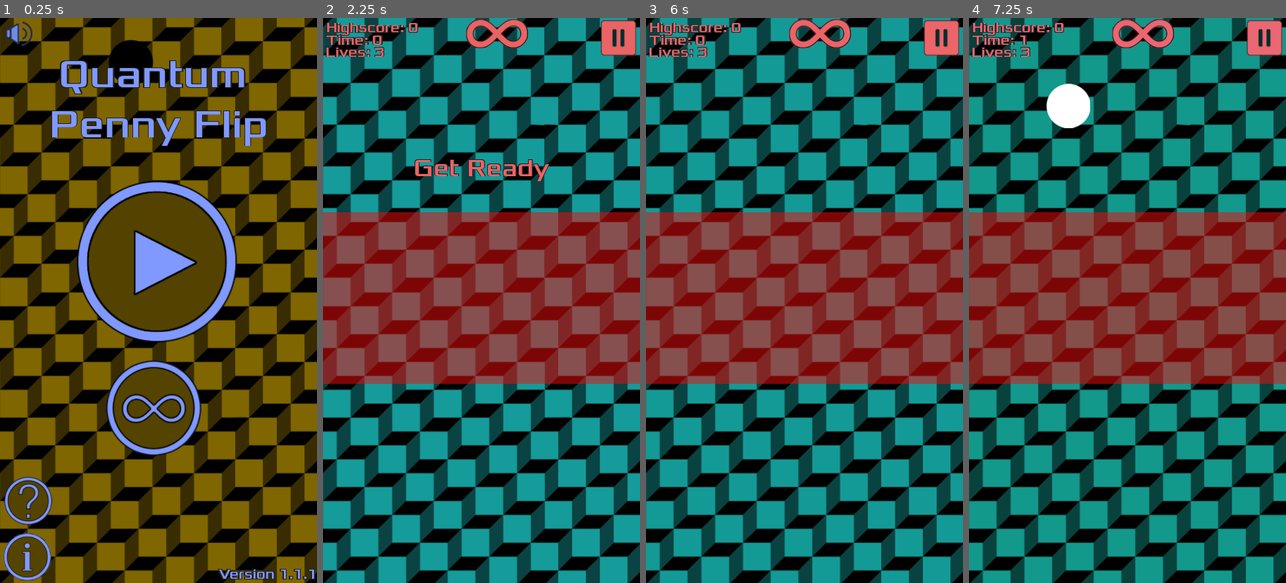
Above: before the commit, frames 1-4 (left to right).
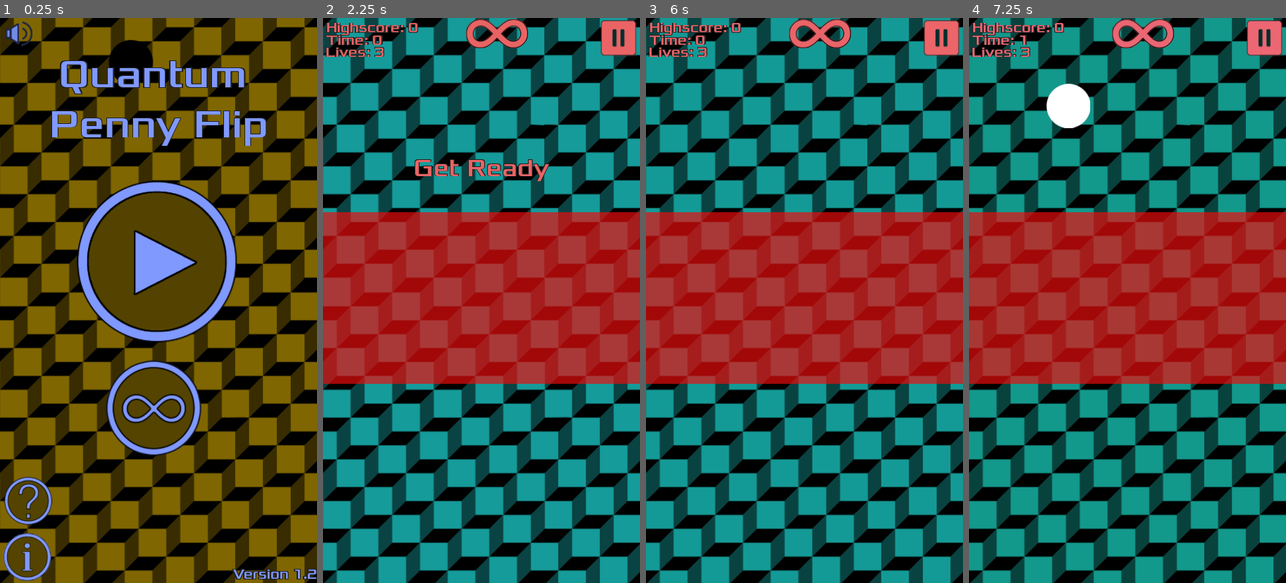
Above: after the commit, the same moments.

Repository: estebanzapirain/qpenny-flip
Game: Godot game, scene res://MainMenu.tscn
Two runs of this game, one before a commit and one after it. Both use one fixed random seed, a clock stepped at 60 frames per second and the inputs below.
Inputs (mouse positions are in pixels of both pictures, inside the frame that each line leads up to):
- Up to frame 1 (0.25 s): no input
- Up to frame 2 (2.25 s): click (351, 498) at 0.5 s; click (345, 566) at 1.25 s; click (478, 407) at 2 s
- Up to frame 3 (6 s): tap Enter at 2.75, 5.75 s; move the mouse to (874, 272) at 2.77 s; click (874, 272) at 2.92 s; click (940, 40) at 3.5 s; click "Restart" at 4.25 s; tap Space at 5 s; move the mouse to (741, 328) at 5.02 s; click (741, 328) at 5.17 s; move the mouse to (836, 176) at 5.77 s; click (836, 176) at 5.92 s
- Up to frame 4 (7.25 s): move the mouse to (1070, 34) at 6.52 s; click (1070, 34) at 6.67 s

The runs differ from the first frame. In frame 1, 0.3% of the frame differs, in the area x 2-100%, y 1-100%; in frame 2, 30%, in the area x 0-100%, y 34-65%; in frame 3, 30%; in frame 4, 30%.

Commit message:
QFP version 1.2

Diff:
--- a/GameGlobals.gd
+++ b/GameGlobals.gd
@@ -4,7 +4,7 @@
 const CANT_LEVELS = 24
 const CANT_LEVELS_ENDLESS = 42
 const CANT_WORLDS = 3
-const VERSION = "1.1.1"
+const VERSION = "1.2"
 
 
 enum GAME_MODES{
--- a/GameScreen.gd
+++ b/GameScreen.gd
@@ -83,8 +83,6 @@
 
 func _on_HadPowUpTimer_timeout():
 	hadPUTimer.set_wait_time( minHad_PU_WT + (randi() % int(had_PU_WT_Amp)) )
-	print("veloc hadpu")
-	print(hadamardPU.speed)
 	coinGenerator.dropHCoinGameScreen(hadamardPU)
 
 
--- a/GameScreen.tscn
+++ b/GameScreen.tscn
@@ -1,16 +1,13 @@
-[gd_scene load_steps=5 format=2]
+[gd_scene load_steps=4 format=2]
 
 [ext_resource path="res://GameScreen.gd" type="Script" id=1]
-[ext_resource path="res://CoinPath.tscn" type="PackedScene" id=2]
-[ext_resource path="res://HadamardPowUp.tscn" type="PackedScene" id=3]
-[ext_resource path="res://CoinGenerator.tscn" type="PackedScene" id=4]
+[ext_resource path="res://HadamardPowUp.tscn" type="PackedScene" id=2]
+[ext_resource path="res://CoinGenerator.tscn" type="PackedScene" id=3]
 
 [node name="GameScreen" type="Node2D"]
 script = ExtResource( 1 )
 
-[node name="CoinPath" parent="." instance=ExtResource( 2 )]
-
-[node name="HadamardPowUp" parent="." instance=ExtResource( 3 )]
+[node name="HadamardPowUp" parent="." instance=ExtResource( 2 )]
 
 [node name="Timers" type="Node" parent="."]
 editor/display_folded = true
--- a/GameScreenArcade.tscn
+++ b/GameScreenArcade.tscn
@@ -7,17 +7,17 @@
 [node name="GameScreenArcade" instance=ExtResource( 1 )]
 script = ExtResource( 2 )
 
-[node name="HUDArcade" parent="." index="2" instance=ExtResource( 3 )]
-
 [node name="StartTimer" type="Timer" parent="Timers" index="2"]
 wait_time = 2.0
 one_shot = true
 
 [node name="GETimer" type="Timer" parent="Timers" index="3"]
+
+[node name="HUDArcade" parent="." index="2" instance=ExtResource( 3 )]
+[connection signal="timeout" from="Timers/StartTimer" to="." method="_on_StartTimer_timeout"]
+[connection signal="timeout" from="Timers/GETimer" to="." method="_on_GETimer_timeout"]
 [connection signal="back_to_level_select_menu" from="HUDArcade" to="." method="_on_HUDArcade_back_to_level_select_menu"]
 [connection signal="back_to_main_menu" from="HUDArcade" to="." method="_on_HUD_back_to_main_menu"]
 [connection signal="next_level" from="HUDArcade" to="." method="_on_HUDArcade_next_level"]
 [connection signal="start_game" from="HUDArcade" to="." method="new_game"]
 [connection signal="stop_game" from="HUDArcade" to="." method="_on_HUDArcade_stop_game"]
-[connection signal="timeout" from="Timers/StartTimer" to="." method="_on_StartTimer_timeout"]
-[connection signal="timeout" from="Timers/GETimer" to="." method="_on_GETimer_timeout"]
--- a/HUD.gd
+++ b/HUD.gd
@@ -95,7 +95,7 @@
 
 func _on_StartButton_pressed():
 	GameGlobals.setLevel_starting(true)
-	eliminate_coins()
+	game_over()
 	get_tree().set_pause(false)
 	GameGlobals.setPaused(false)
 	pauseMenu.hide()
@@ -112,7 +112,7 @@
 	emit_signal("back_to_main_menu")
 
 
-func eliminate_coins():
+func game_over():
 	pass
 
 
--- a/HUD.tscn
+++ b/HUD.tscn
@@ -182,7 +182,6 @@
 [node name="MessageTimer" type="Timer" parent="Timers"]
 wait_time = 1.5
 one_shot = true
-
 [connection signal="pressed" from="PauseButton" to="." method="_on_PauseButton_pressed"]
 [connection signal="pressed" from="PMLayer/PauseMenu/VBoxContainer/PMButtons/ResumeButton" to="." method="_on_ResumeButton_pressed"]
 [connection signal="pressed" from="PMLayer/PauseMenu/VBoxContainer/PMButtons/StartButton" to="." method="_on_StartButton_pressed"]
--- a/HUDArcade.gd
+++ b/HUDArcade.gd
@@ -6,6 +6,7 @@
 extends "HUD.gd"
 
 
+onready var congratsLabel = $PMLayer/PauseMenu/VBoxContainer/VBoxContainer2/CongratsLabel
 onready var nextRankLabel = $PMLayer/PauseMenu/VBoxContainer/VBoxContainer2/NextRankLabel
 onready var scoreStars = $PMLayer/PauseMenu/VBoxContainer/VBoxContainer2/ScoreStars
 onready var PMButtons = $PMLayer/PauseMenu/VBoxContainer/PMButtons
@@ -50,6 +51,7 @@
 	.setMessageFontColors(color)
 	levelLabel.add_color_override("font_color",color)
 	gameTimerLabel.add_color_override("font_color",color)
+	congratsLabel.add_color_override("font_color",color)
 	nextRankLabel.add_color_override("font_color",color)
 	PMNextLevelButton.add_color_override("font_color",color)
 	PMLevelMenuButton.add_color_override("font_color",color)
@@ -88,6 +90,7 @@
 	PMLevelMenuButton.set_position(POS_INI_LM_BUTTON)
 	PMLevelMenuButton.show()
 	PMNextLevelButton.hide()
+	congratsLabel.hide()
 	nextRankLabel.hide()
 	#game_music.stop()
 	game_music.play()
@@ -140,6 +143,16 @@
 		PMNextLevelButton.show()
 
 
+	congratsLabel.show()
+
+	if(lastCantStars == 3):
+		congratsLabel.set_text("Excellent!")
+	elif(lastCantStars == 2):
+		congratsLabel.set_text("Amazing!")
+	elif(lastCantStars == 1):
+		congratsLabel.set_text("Good job!")
+	else:
+		congratsLabel.set_text("Try again")
 
 	if lastCantStars < 3:
 		if(scrToNextStar == 1):
@@ -186,7 +199,6 @@
 func goBackToLSMenu():
 	game_music.stop()
 	hide_stars()
-	eliminate_coins()
 	get_tree().set_pause(false)
 	GameGlobals.setPaused(false)
 	#hideHUD()
@@ -208,7 +220,7 @@
 	world_cantStars[world - 1][level - 1] = cant
 	Persistance.update_cantStars(world,level,cant)
 
-func eliminate_coins():
+func game_over():
 	emit_signal("stop_game")
 
 func update_score(score):
--- a/HUDArcade.tscn
+++ b/HUDArcade.tscn
@@ -13,19 +13,24 @@
 size = 80
 font_data = ExtResource( 3 )
 
+[sub_resource type="DynamicFont" id=3]
+size = 58
+extra_spacing_bottom = 20
+font_data = ExtResource( 3 )
+
+[sub_resource type="DynamicFont" id=4]
+size = 42
+font_data = ExtResource( 3 )
+
 [sub_resource type="DynamicFont" id=5]
-size = 42
+size = 48
 font_data = ExtResource( 3 )
 
 [sub_resource type="DynamicFont" id=6]
 size = 48
 font_data = ExtResource( 3 )
 
-[sub_resource type="DynamicFont" id=7]
-size = 48
-font_data = ExtResource( 3 )
-
-[node name="HUDArcade" instance=ExtResource( 1 )]
+[node name="HUDArcade" index="0" instance=ExtResource( 1 )]
 script = ExtResource( 2 )
 
 [node name="LevelLabel" type="Label" parent="." index="0"]
@@ -62,13 +67,13 @@
 editor/display_folded = false
 
 [node name="FondoNegro" parent="PMLayer/PauseMenu" index="0"]
-margin_bottom = 1220.0
+margin_bottom = 1314.0
 
 [node name="VBoxContainer" parent="PMLayer/PauseMenu" index="1"]
-margin_bottom = 1220.0
+margin_bottom = 1314.0
 
 [node name="VBoxContainer2" parent="PMLayer/PauseMenu/VBoxContainer" index="0"]
-margin_bottom = 610.0
+margin_bottom = 704.0
 
 [node name="TitleLabel" parent="PMLayer/PauseMenu/VBoxContainer/VBoxContainer2" index="0"]
 margin_top = 0.0
@@ -83,18 +88,26 @@
 size_flags_horizontal = 3
 size_flags_vertical = 3
 
-[node name="NextRankLabel" type="Label" parent="PMLayer/PauseMenu/VBoxContainer/VBoxContainer2" index="2"]
+[node name="CongratsLabel" type="Label" parent="PMLayer/PauseMenu/VBoxContainer/VBoxContainer2" index="2"]
 margin_top = 558.0
 margin_right = 725.0
-margin_bottom = 610.0
-custom_fonts/font = SubResource( 5 )
+margin_bottom = 648.0
+custom_fonts/font = SubResource( 3 )
+text = "Good job!"
+align = 1
+
+[node name="NextRankLabel" type="Label" parent="PMLayer/PauseMenu/VBoxContainer/VBoxContainer2" index="3"]
+margin_top = 652.0
+margin_right = 725.0
+margin_bottom = 704.0
+custom_fonts/font = SubResource( 4 )
 text = "To next rank: 25 pts."
 align = 1
 valign = 1
 
 [node name="PMButtons" parent="PMLayer/PauseMenu/VBoxContainer" index="1"]
-margin_top = 635.0
-margin_bottom = 1220.0
+margin_top = 729.0
+margin_bottom = 1314.0
 
 [node name="NextLevelButton" type="Button" parent="PMLayer/PauseMenu/VBoxContainer/PMButtons" index="0"]
 margin_left = 187.0
@@ -134,6 +147,5 @@
 [node name="NextRankLabelTimer" type="Timer" parent="Timers" index="2"]
 wait_time = 0.5
 one_shot = true
-
 [connection signal="pressed" from="PMLayer/PauseMenu/VBoxContainer/PMButtons/NextLevelButton" to="." method="_on_NextLevelButton_pressed"]
 [connection signal="pressed" from="PMLayer/PauseMenu/VBoxContainer/PMButtons/LevelMenuButton" to="." method="_on_LevelMenuButton_pressed"]
--- a/HUDEndless.gd
+++ b/HUDEndless.gd
@@ -86,7 +86,7 @@
 	._on_StartButton_pressed()
 	emit_signal("start_game")
 
-func eliminate_coins():
+func game_over():
 	emit_signal("stop_game")
 
 func update_highscore_endless(timeAchieved):
--- a/HUDEndless.tscn
+++ b/HUDEndless.tscn
@@ -9,7 +9,7 @@
 size = 32
 font_data = ExtResource( 4 )
 
-[node name="HUDEndless" index="0" instance=ExtResource( 1 )]
+[node name="HUDEndless" instance=ExtResource( 1 )]
 script = ExtResource( 2 )
 
 [node name="InfinitySprite" type="Sprite" parent="." index="0"]
--- a/HadamardPowUp.tscn
+++ b/HadamardPowUp.tscn
@@ -20,7 +20,7 @@
 shape = SubResource( 1 )
 
 [node name="Sprite" type="Sprite" parent="."]
-position = Vector2( -10.0066, 2.0067 )
+position = Vector2( -1, 0 )
 rotation = 1.56742
 scale = Vector2( 0.3, 0.3 )
 texture = ExtResource( 2 )
--- a/HelpMenu.gd
+++ b/HelpMenu.gd
@@ -15,7 +15,6 @@
 onready var badTipMessage = $Messages/BadTipMessage
 onready var untouchableMessage = $Messages/UntouchableMessage
 onready var cantTipsMessage = $Messages/CantTipsMessage
-onready var scoreTimer = $ScoreTimer
 onready var scoreMessage = $Messages/ScoreMessage
 
 onready var coinGenerator = $CoinGenerator
@@ -179,19 +178,6 @@
 	activateCondition()
 	coinGenerator.dropCoinHelpMenu()
 
-
-
-func _notification(notif):
-	if notif == MainLoop.NOTIFICATION_WM_QUIT_REQUEST || notif == MainLoop.NOTIFICATION_WM_GO_BACK_REQUEST:
-		back_to_main_menu()
-
-func _on_BackBtt_pressed():
-	back_to_main_menu()
-
-
-func back_to_main_menu():
-	get_tree().change_scene("res://MainMenu.tscn")
-
 func change_help_tip():
 	$CoinsInHMenuTimer.stop()
 	updateMessages() #cambia los mensajes de los tips
@@ -200,3 +186,15 @@
 	$CoinsInHMenuTimer.start()
 
 	coin_spawn_in_Help_Menu() #lanzo el primer coin
+
+
+func _notification(notif):
+	if notif == MainLoop.NOTIFICATION_WM_QUIT_REQUEST || notif == MainLoop.NOTIFICATION_WM_GO_BACK_REQUEST:
+		back_to_main_menu()
+
+func _on_BackBtt_pressed():
+	back_to_main_menu()
+
+
+func back_to_main_menu():
+	get_tree().change_scene("res://MainMenu.tscn")
--- a/HelpMenu.tscn
+++ b/HelpMenu.tscn
@@ -126,9 +126,6 @@
 
 [node name="ScoreMessage" parent="Messages" instance=ExtResource( 4 )]
 
-[node name="ScoreTimer" type="Timer" parent="."]
-one_shot = true
-
 [node name="NextButton" parent="." instance=ExtResource( 5 )]
 margin_left = 535.0
 margin_top = 920.0
@@ -159,7 +156,6 @@
 bus = "Music"
 
 [node name="CoinGenerator" parent="." instance=ExtResource( 10 )]
-[connection signal="timeout" from="ScoreTimer" to="." method="_on_ScoreTimer_timeout"]
 [connection signal="pressed" from="NextButton" to="." method="_on_NextButton_pressed"]
 [connection signal="pressed" from="BackButton" to="." method="_on_BackButton_pressed"]
 [connection signal="timeout" from="CoinsInHMenuTimer" to="." method="coin_spawn_in_Help_Menu"]
--- a/ScoreStars.gd
+++ b/ScoreStars.gd
@@ -57,7 +57,6 @@
 
 
 func _on_ShowStarTimer_timeout():
-	get_node("Star1").show()
 	get_node("Star" + str(currentStar)).show()
 
 	get_node(effectTypes[currentStar - 1]).set_volume_db(volumeDb[currentStar - 1])
--- a/ScoreStars.tscn
+++ b/ScoreStars.tscn
@@ -56,5 +56,4 @@
 [node name="UnfilledEffect" type="AudioStreamPlayer" parent="."]
 stream = ExtResource( 5 )
 bus = "SFX"
-
 [connection signal="timeout" from="ShowStarTimer" to="." method="_on_ShowStarTimer_timeout"]
--- a/ZonaNoTocable.tscn
+++ b/ZonaNoTocable.tscn
@@ -81,19 +81,19 @@
 margin_right = 537.0
 margin_bottom = 209.0
 mouse_filter = 2
-color = Color( 0.929412, 0.0470588, 0.0470588, 0.521569 )
+color = Color( 0.929412, 0.0470588, 0.0470588, 0.682353 )
 
 [node name="TurnOffHPUTimer" type="Timer" parent="."]
 wait_time = 5.0
 
 [node name="AnimatedSpriteUp" type="AnimatedSprite" parent="."]
-position = Vector2( 17, -216 )
+position = Vector2( 17, -212 )
 scale = Vector2( 0.25, 0.25 )
 frames = SubResource( 2 )
 animation = "on"
 
 [node name="AnimatedSpriteDown" type="AnimatedSprite" parent="."]
-position = Vector2( 17, 246 )
+position = Vector2( 17, 241 )
 scale = Vector2( 0.25, 0.25 )
 frames = SubResource( 3 )
 animation = "on"
@@ -111,7 +111,6 @@
 animation = "on"
 
 [node name="AnimationChangeTimer" type="Timer" parent="."]
-
 [connection signal="body_entered" from="ZonaNoTocable" to="." method="_on_ZonaNoTocable_body_enter"]
 [connection signal="body_exited" from="ZonaNoTocable" to="." method="_on_ZonaNoTocable_body_exit"]
 [connection signal="timeout" from="TurnOffHPUTimer" to="." method="_on_TurnOffHPUTimer_timeout"]
Not shown: 1 places in GameScreen.tscn that only renumber resources
Not shown: 3 places in HUDArcade.tscn that only renumber resources
Binary file changed: QPF_assets/art/Had_PU_line.png
Binary file changed: QPF_assets/art/Had_PU_line2.png
Binary file changed: QPF_assets/art/HadamardPU.png
Binary file changed: QPF_assets/art/HadamardSquare.png
Binary file changed: QPF_assets/art/HadamardSquare2.png
Binary file changed: QPF_assets/art/fullVolumeIcon.png
Binary file changed: QPF_assets/art/volumeMutedIcon.png
Not shown, changed: export_presets.cfg
